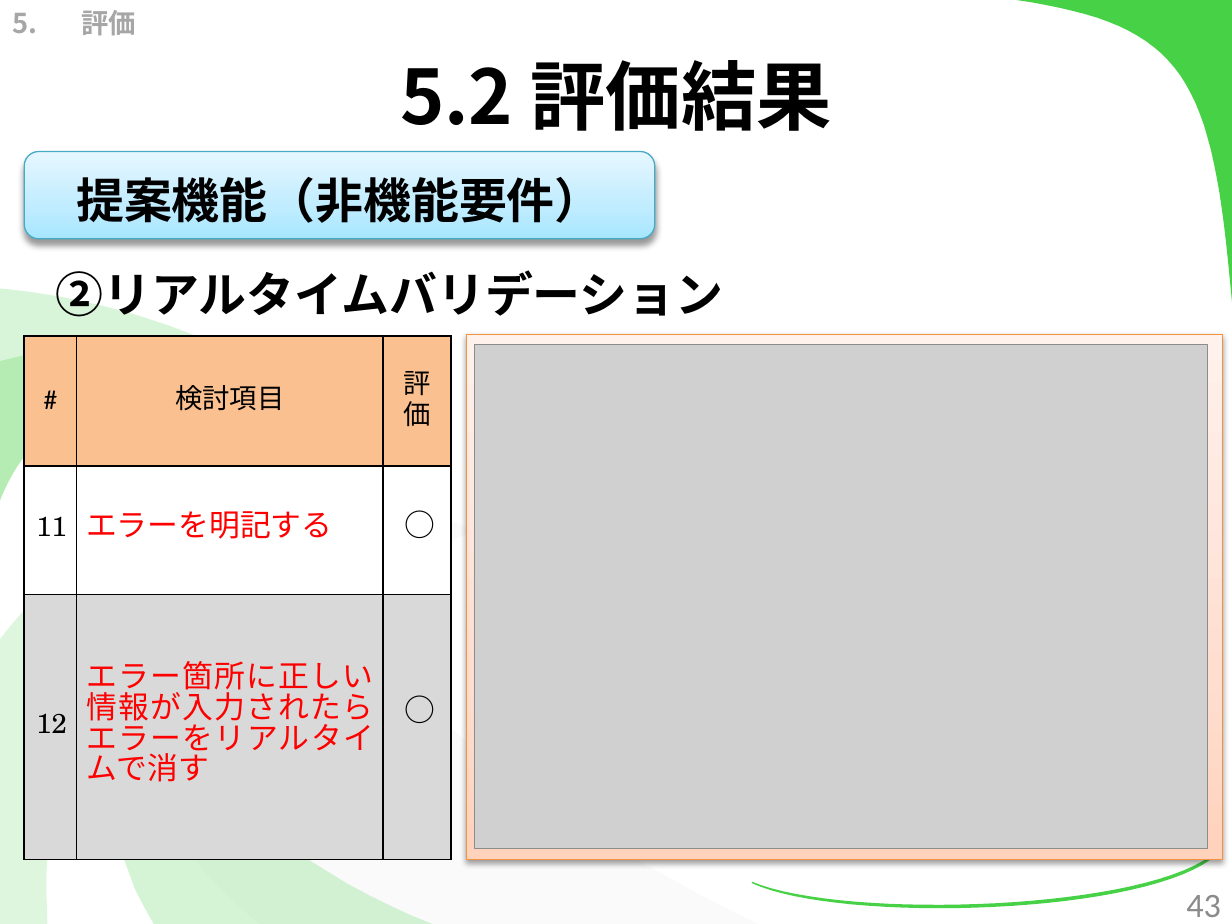
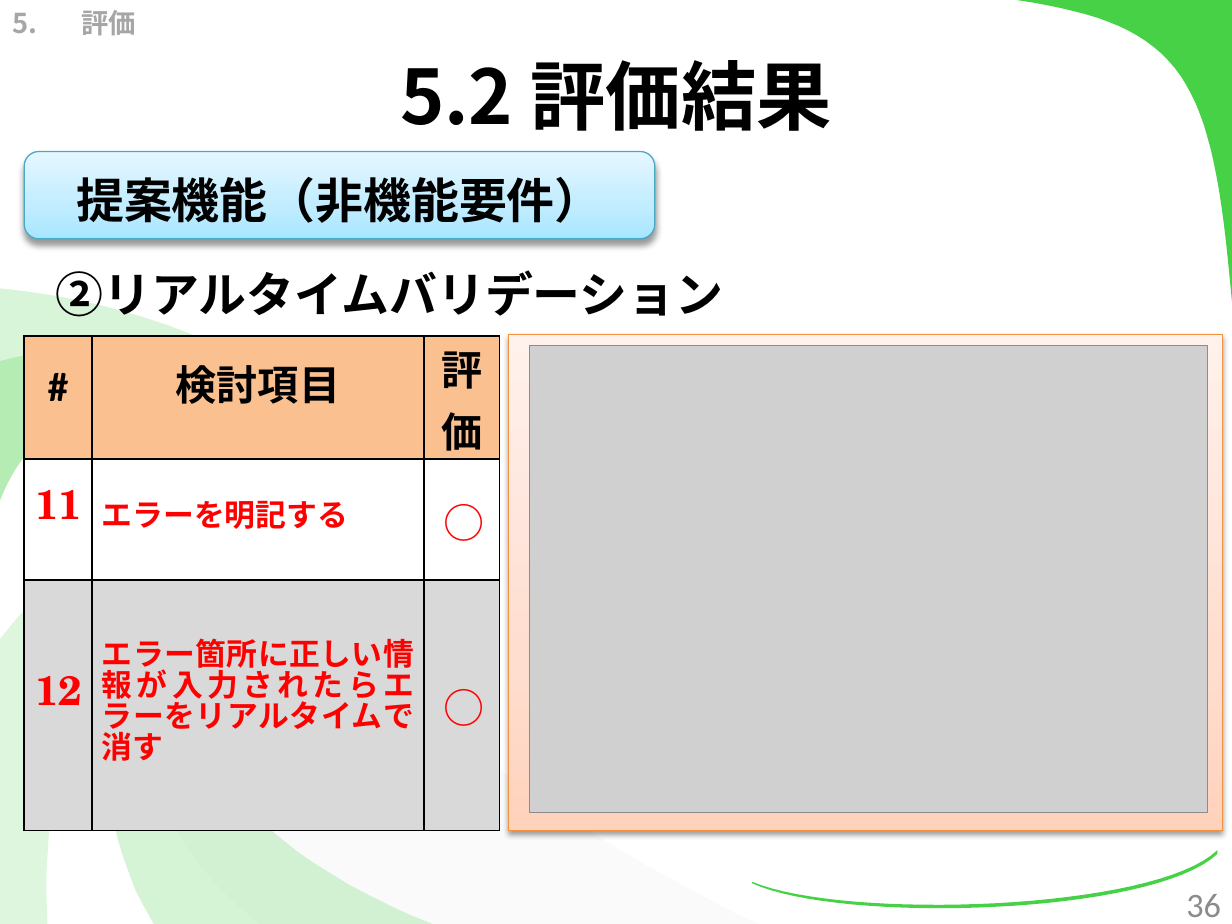
Before and after one commit to kotaro0717/Report-Management, a slide deck: slide 36 of PowerPoint/report_hokada.pptx (slide 43 before the commit). Drawn at 1232x924 pixels with LibreOffice and Linux fonts; fonts in the diff are those of the drawing; grey boxes stand for pictures. Boxes give left, top, right and bottom in pixels: in the first picture for what was removed or moved away, otherwise in the second. Text is boxed around its words. In the diff, an @@ line names an element or a change of style, - is before the commit and + after.

```diff
--- a/PowerPoint/report_hokada.pptx
+++ b/PowerPoint/report_hokada.pptx
@@ table at <box>25,336,499,832</box> @@
-row 1, column 3: 評価
+row 1, column 3: 評 / 価
@@ size 16 to 24 pt in "#", "検討項目", "11", "12" @@
@@ bold on @@
@@ text colour #000000 to #FF0000 in "11", "12" @@
@@ table: place and size @@
-table at <box>25,336,451,860</box>
+table at <box>25,336,499,832</box>
@@ rectangle: place and size @@
-rectangle at <box>467,335,1222,860</box>
+rectangle at <box>509,335,1222,832</box>
@@ picture: place and size @@
-picture at <box>474,345,1207,849</box>
+picture at <box>530,346,1209,813</box>
@@ text "○": place and size @@
-text "○" at <box>393,499,461,548</box>
+text "○" at <box>431,492,499,553</box>
@@ text "○" at <box>431,492,499,553</box>: size 18 to 24 pt, text colour #000000 to #FF0000 @@
@@ text "○" at <box>431,676,499,738</box>: size 18 to 24 pt, text colour #000000 to #FF0000 @@
@@ text "○": place and size @@
-text "○" at <box>393,685,461,734</box>
+text "○" at <box>431,676,499,738</box>
@@ page number at <box>1186,894,1221,917</box>: text changed @@
-43
+36
```
Also in this commit, not shown: 41 other slides changed, 1 slide added, 3 slides removed, 2 other files.
